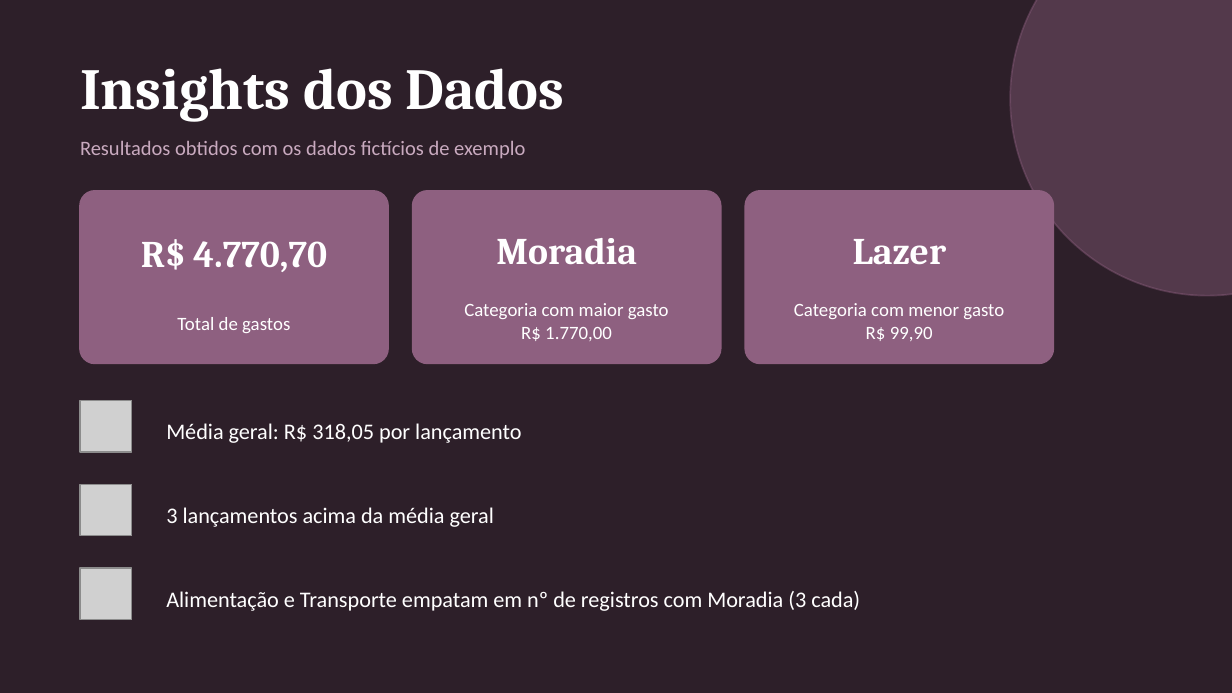
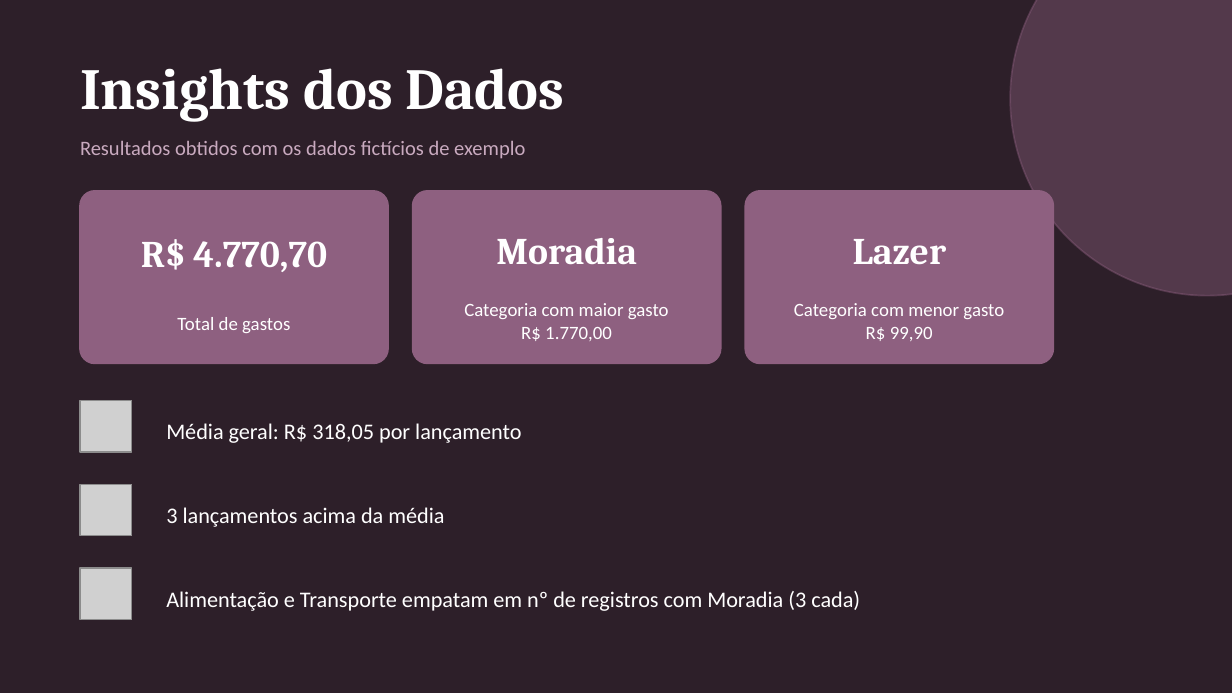
Before and after one commit to becodcf/challenge_financas, a slide deck: slide 8 of controleGastosGabrielNicolas.pptx. Drawn at 1232x693 pixels with LibreOffice and Linux fonts; fonts in the diff are those of the drawing; grey boxes stand for pictures. Boxes give left, top, right and bottom in pixels: in the first picture for what was removed or moved away, otherwise in the second. Text is boxed around its words. In the diff, an @@ line names an element or a change of style, - is before the commit and + after.

```diff
--- a/controleGastosGabrielNicolas.pptx
+++ b/controleGastosGabrielNicolas.pptx
@@ text at <box>166,507,444,527</box>: text changed @@
-3 lançamentos acima da média geral
+3 lançamentos acima da média
```
Also in this commit, not shown: 1 other slide changed.
